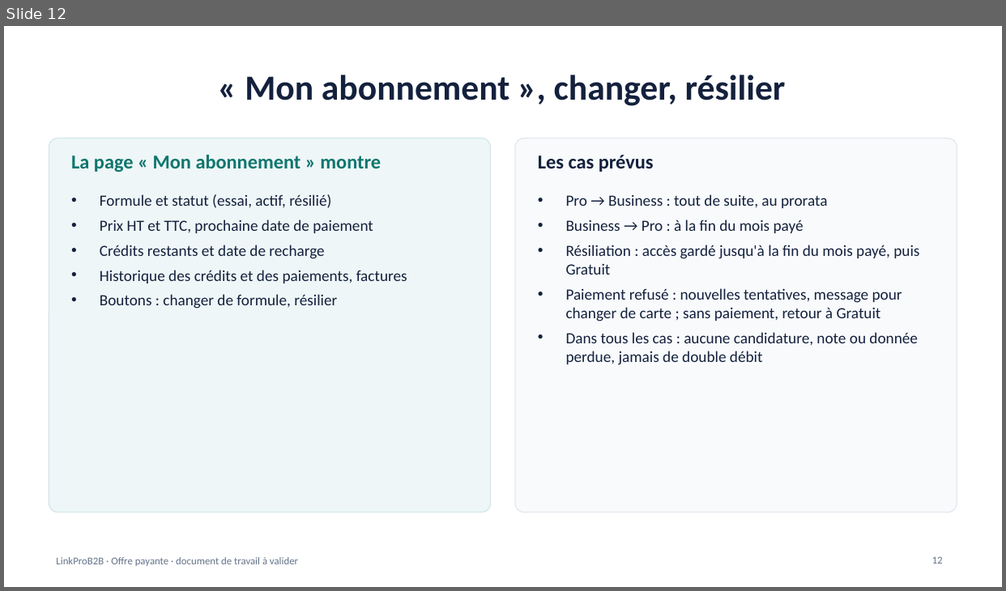
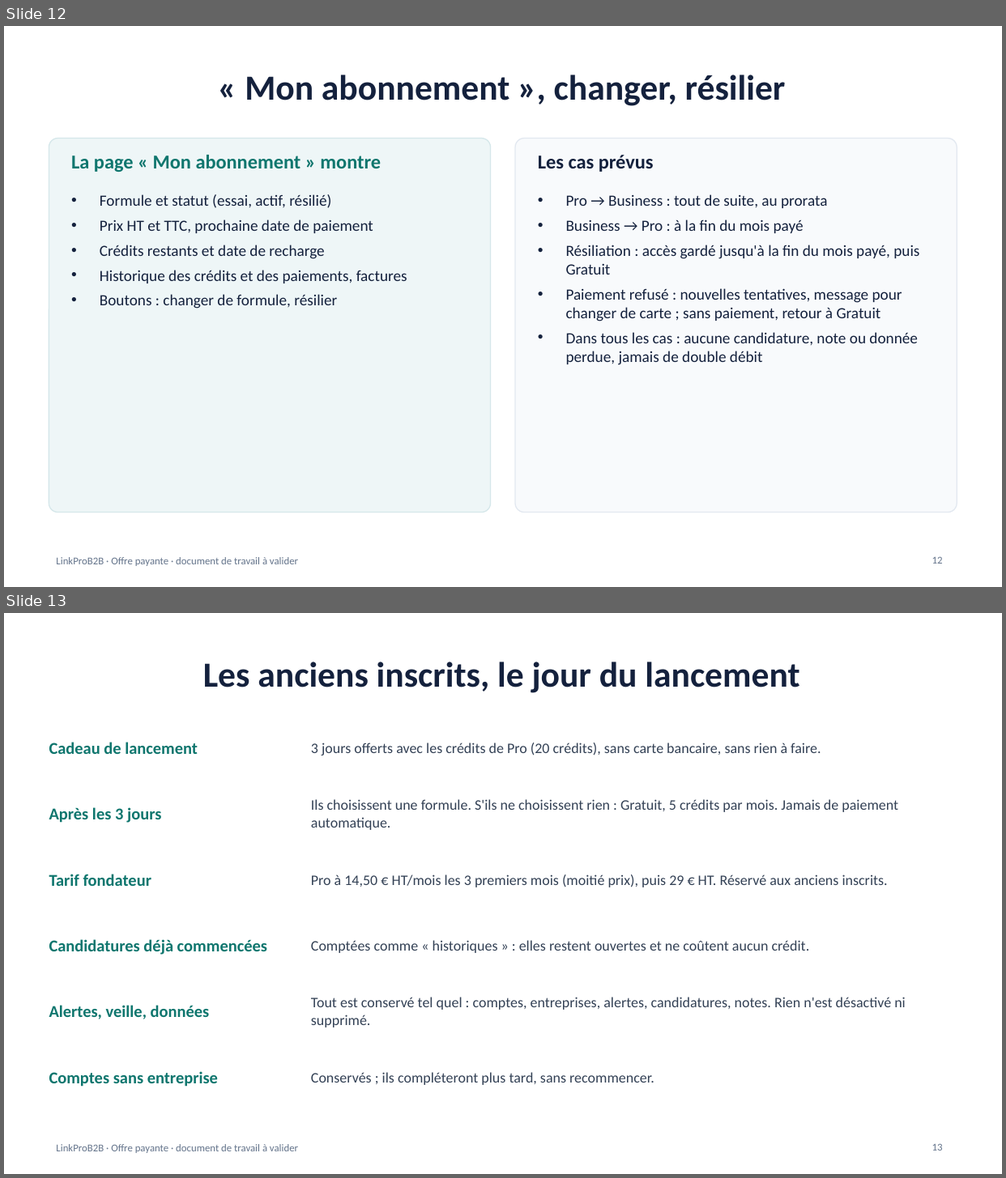
Before and after one commit to NAGAGNON/agora-b2b-plateform, a slide deck: docs/offre-payante-lancement.pptx. Shown one above the other, each under a label of ours: slide 12 before the commit, slides 12 and 13 after it. The pictures are 1006x591 and 1006x1178 pixels, drawn with LibreOffice and Linux fonts; fonts in the diff are those of the drawing. Boxes give left, top, right and bottom in pixels: in the first picture for what was removed or moved away, otherwise in the second. Text is boxed around its words. In the diff, an @@ line names an element or a change of style, - is before the commit and + after.

```diff
--- a/docs/offre-payante-lancement.pptx
+++ b/docs/offre-payante-lancement.pptx
@@ slide 13 added at (x1=4, y1=613, x2=1002, y2=1174), background #FFFFFF; not listed: 1 template element that a slide beside it also shows @@
@@ title added at (x1=203, y1=662, x2=799, y2=693), 34 pt, text #14213D, bold @@
+Les anciens inscrits, le jour du lancement
@@ text added at (x1=49, y1=742, x2=198, y2=754), 16 pt, text #0F766E, bold @@
+Cadeau de lancement
@@ text added at (x1=311, y1=743, x2=820, y2=756), 14 pt, text #334155 @@
+3 jours offerts avec les crédits de Pro (20 crédits), sans carte bancaire, sans rien à faire.
@@ text added at (x1=311, y1=799, x2=898, y2=830), 14 pt, text #334155 @@
+Ils choisissent une formule. S'ils ne choisissent rien : Gratuit, 5 crédits par mois. Jamais de paiement automatique.
@@ text added at (x1=49, y1=807, x2=161, y2=823), 16 pt, text #0F766E, bold @@
+Après les 3 jours
@@ text added at (x1=49, y1=874, x2=151, y2=886), 16 pt, text #0F766E, bold @@
+Tarif fondateur
@@ text added at (x1=311, y1=875, x2=888, y2=888), 14 pt, text #334155 @@
+Pro à 14,50 € HT/mois les 3 premiers mois (moitié prix), puis 29 € HT. Réservé aux anciens inscrits.
@@ text added at (x1=49, y1=939, x2=267, y2=955), 16 pt, text #0F766E, bold @@
+Candidatures déjà commencées
@@ text added at (x1=311, y1=940, x2=810, y2=953), 14 pt, text #334155 @@
+Comptées comme « historiques » : elles restent ouvertes et ne coûtent aucun crédit.
@@ text added at (x1=311, y1=997, x2=906, y2=1028), 14 pt, text #334155 @@
+Tout est conservé tel quel : comptes, entreprises, alertes, candidatures, notes. Rien n'est désactivé ni supprimé.
@@ text added at (x1=49, y1=1005, x2=210, y2=1020), 16 pt, text #0F766E, bold @@
+Alertes, veille, données
@@ text added at (x1=49, y1=1071, x2=218, y2=1087), 16 pt, text #0F766E, bold @@
+Comptes sans entreprise
@@ text added at (x1=311, y1=1072, x2=654, y2=1085), 14 pt, text #334155 @@
+Conservés ; ils compléteront plus tard, sans recommencer.
@@ page number added at (x1=932, y1=1144, x2=943, y2=1151), 10 pt, text #64748B @@
+13
```
Also in this commit, not shown: 7 slides changed, 1 other slide added, 1 slide removed, 5 other files.
